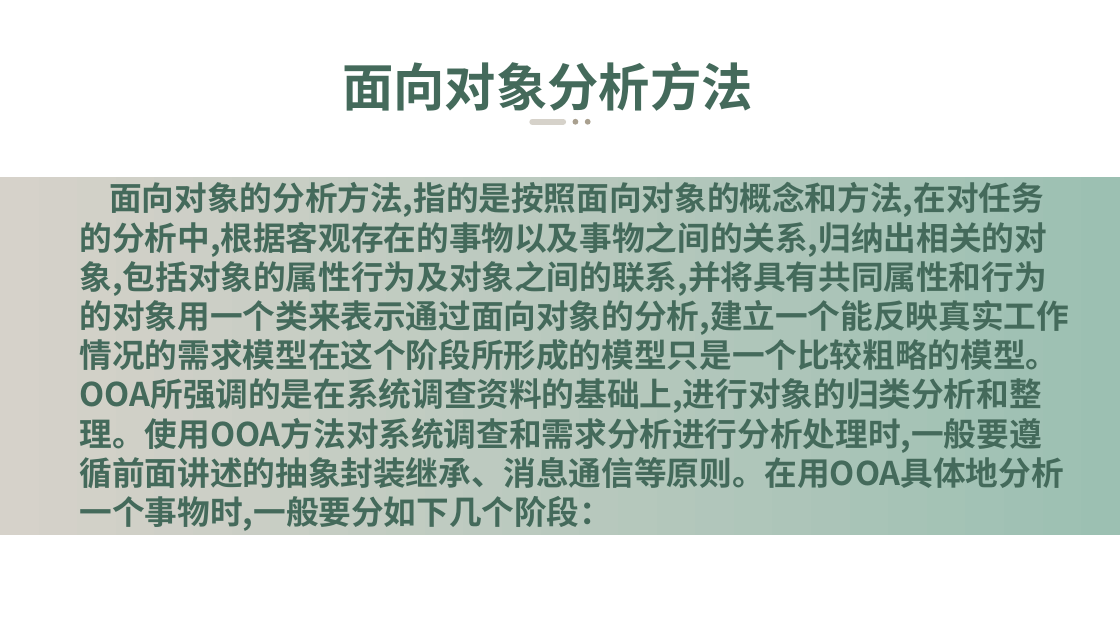
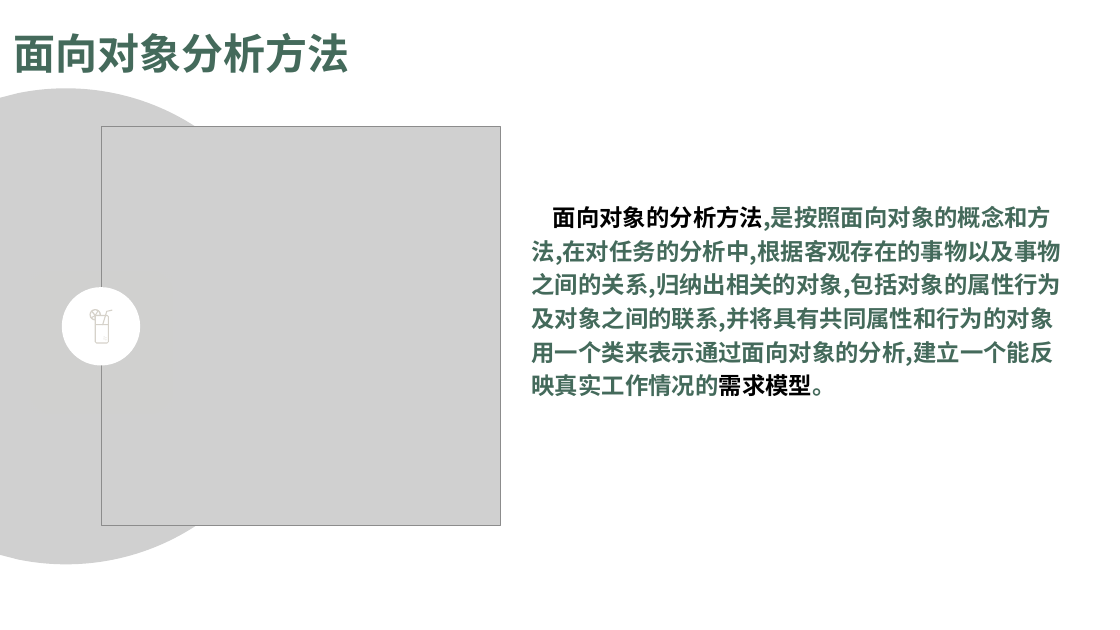
Before and after one commit to Ysuny2333/SRA2022-G15, a slide deck: slide 25 of 翻转课堂/SRA2022-G15-面向对象技术和建模方法.pptx (slide 23 before the commit). Drawn at 1120x630 pixels with LibreOffice and Linux fonts; fonts in the diff are those of the drawing; grey boxes stand for pictures; background and template pictures are left out. Boxes give left, top, right and bottom in pixels: in the first picture for what was removed or moved away, otherwise in the second. Text is boxed around its words. In the diff, an @@ line names an element or a change of style, - is before the commit and + after.

Commit message:
Update SRA2022-G15-面向对象技术和建模方法.pptx
面向对象技术和建模方法v1.1.0

```diff
--- a/翻转课堂/SRA2022-G15-面向对象技术和建模方法.pptx
+++ b/翻转课堂/SRA2022-G15-面向对象技术和建模方法.pptx
@@ text "面向对象分析方法": place and size @@
-text "面向对象分析方法" at (342, 62, 753, 111)
+text "面向对象分析方法" at (13, 33, 349, 73)
@@ text "面向对象分析方法" at (13, 33, 349, 73): size 44 to 36 pt @@
@@ picture added at (0, 88, 304, 565) @@
@@ picture added at (101, 127, 500, 526) @@
@@ line removed from (533, 122) to (563, 122) @@
@@ line removed from (576, 122) to (576, 122) @@
@@ line removed from (588, 122) to (588, 122) @@
@@ rectangle removed at (0, 177, 1120, 535) @@
@@ text at (532, 206, 1061, 396): text changed; size 28 to 20 pt @@
-面向对象的分析方法,指的是按照面向对象的概念和方法,在对任务的分析中,根据客观存在的事物以及事物之间的关系,归纳出相关的对象,包括对象的属性行为及对象之间的联系,并将具有共同属性和行为的对象用一个类来表示通过面向对象的分析,建立一个能反映真实工作情况的需求模型在这个阶段所形成的模型只是一个比较粗略的模型。OOA所强调的是在系统调查资料的基础上,进行对象的归类分析和整理。使用OOA方法对系统调查和需求分析进行分析处理时,一般要遵循前面讲述的抽象封装继承、消息通信等原则。在用OOA具体地分析一个事物时,一般要分如下几个阶段：
+面向对象的分析方法,是按照面向对象的概念和方法,在对任务的分析中,根据客观存在的事物以及事物之间的关系,归纳出相关的对象,包括对象的属性行为及对象之间的联系,并将具有共同属性和行为的对象用一个类来表示通过面向对象的分析,建立一个能反映真实工作情况的需求模型。
@@ group added at (62, 287, 140, 365): 10 freeform shapes, 1 ellipse, 1 rectangle @@
```
Also in this commit, not shown: 20 other slides changed, 3 slides added, 1 slide removed.
